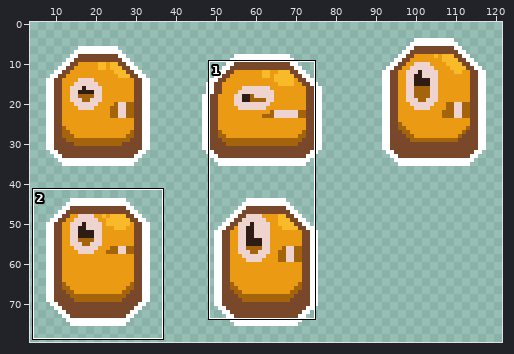
A sprite sheet gets an edit: Graphics/Enemy/Slime/LV01/2x/LV01.png. Above: a wide view before the commit, with the close-up outlined.
Close-up. Before:
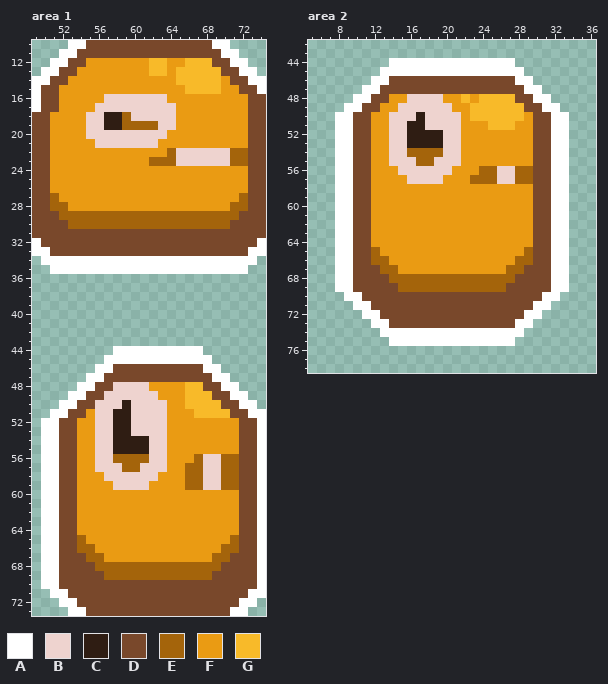
The file is 126x80 pixels. Shown: area 1: x 49..74, y 10..73; area 2: x 5..36, y 42..78. The wide view leaves out empty margins. The commit also changed other parts of the picture, which this record leaves out.
Palette (. is transparent): A #ffffff  B #eed3cf  C #2f1d13  D #79482b  E #a4640b  F #ea9b13  G #f8ba29
Pixels before, area 1, first column x 49:
10 ....AADDDDDDDDDDDDDDAA....
11 ...AADDDDDDDDDDDDDDDDAA...
12 ..AADDFFFFFFFGGFFGGGDDAA..
13 .AADDFFFFFFFFGGFGGGGGDDAA.
14 AADDFFFFFFFFFFFFGGGGGFDDAA
15 ADDFFFFFFFFFFFFFFGGGGFFDDA
16 ADDFFFFFBBBBBBBFFFFFFFFFDD
17 ADDFFFFBBBBBBBBBFFFFFFFFDD
18 DDFFFFBBCCEBBBBBFFFFFFFFDD
19 DDFFFFBBCCEEEEBBFFFFFFFFDD
20 DDFFFFBBBBBBBBBFFFFFFFFFDD
21 DDFFFFFBBBBBBBFFFFFFFFFFDD
22 DDFFFFFFFFFFFFFEBBBBBBEEDD
23 DDFFFFFFFFFFFEEEBBBBBBEEDD
24 DDFFFFFFFFFFFFFFFFFFFFFFDD
25 DDFFFFFFFFFFFFFFFFFFFFFFDD
26 DDFFFFFFFFFFFFFFFFFFFFFFDD
27 DDEFFFFFFFFFFFFFFFFFFFFEDD
28 DDEEFFFFFFFFFFFFFFFFFFEEDD
29 DDDEEEEEEEEEEEEEEEEEEEEDDD
30 DDDDEEEEEEEEEEEEEEEEEEDDDD
31 DDDDDDDDDDDDDDDDDDDDDDDDDD
32 ADDDDDDDDDDDDDDDDDDDDDDDDA
33 AADDDDDDDDDDDDDDDDDDDDDDAA
34 .AAAAAAAAAAAAAAAAAAAAAAAA.
35 ..AAAAAAAAAAAAAAAAAAAAAA..
36 ..........................
37 ..........................
38 ..........................
39 ..........................
40 ..........................
41 ..........................
42 ..........................
43 ..........................
44 .........AAAAAAAAAA.......
45 ........AAAAAAAAAAAA......
46 .......AADDDDDDDDDDAA.....
47 ......AADDDDDDDDDDDDAA....
48 .....AADDBBBBFFFFGGDDAA...
49 ....AADDBBBBBBFFFGGGDDAA..
50 ...AADDBBBCBBBBFFGGGGDDAA.
51 ..AADDFBBCCBBBBFFFGGGGDDAA
52 .AADDFFBBCCBBBBFFFFFFFFDDA
53 .AADDFFBBCCBBBBFFFFFFFFDDA
54 .AADDFFBBCCCCBBFFFFFFFFDDA
55 .AADDFFBBCCCCBBFFFFFFFFDDA
56 .AADDFFBBEEEEBBFFFEBBEEDDA
57 .AADDFFBBBEEBBBFFEEBBEEDDA
58 .AADDFFFBBBBBBFFFEEBBEEDDA
59 .AADDFFFFBBBBFFFFEEBBEEDDA
60 .AADDFFFFFFFFFFFFFFFFFFDDA
61 .AADDFFFFFFFFFFFFFFFFFFDDA
62 .AADDFFFFFFFFFFFFFFFFFFDDA
63 .AADDFFFFFFFFFFFFFFFFFFDDA
64 .AADDFFFFFFFFFFFFFFFFFFDDA
65 .AADDEFFFFFFFFFFFFFFFFEDDA
66 .AADDEEFFFFFFFFFFFFFFEEDDA
67 .AADDDEEFFFFFFFFFFFFEEDDDA
68 .AADDDDEEEEEEEEEEEEEEDDDDA
69 .AADDDDDEEEEEEEEEEEEDDDDDA
70 .AADDDDDDDDDDDDDDDDDDDDDDA
71 ..AADDDDDDDDDDDDDDDDDDDDAA
72 ...AADDDDDDDDDDDDDDDDDDAA.
73 ....AADDDDDDDDDDDDDDDDAA..
Pixels before, area 2, first column x 8:
44 ......AAAAAAAAAAAAAA......
45 .....AAAAAAAAAAAAAAAA.....
46 ....AADDDDDDDDDDDDDDAA....
47 ...AADDDDDDDDDDDDDDDDAA...
48 ..AADDFFBBBBFFGFGGGGDDAA..
49 .AADDFFBBBBBBFFGGGGGGDDAA.
50 AADDFFBBBCBBBBFGGGGGGFDDAA
51 AADDFFBBCCBBBBFFFGGGFFDDAA
52 AADDFFBBCCCCBBFFFFFFFFDDAA
53 AADDFFBBCCCCBBFFFFFFFFDDAA
54 AADDFFBBEEEEBBFFFFFFFFDDAA
55 AADDFFBBBEEBBBFFFFFFFFDDAA
56 AADDFFFBBBBBBFFFEEBBEEDDAA
57 AADDFFFFBBBBFFFEEEBBEEDDAA
58 AADDFFFFFFFFFFFFFFFFFFDDAA
59 AADDFFFFFFFFFFFFFFFFFFDDAA
60 AADDFFFFFFFFFFFFFFFFFFDDAA
61 AADDFFFFFFFFFFFFFFFFFFDDAA
62 AADDFFFFFFFFFFFFFFFFFFDDAA
63 AADDFFFFFFFFFFFFFFFFFFDDAA
64 AADDFFFFFFFFFFFFFFFFFFDDAA
65 AADDEFFFFFFFFFFFFFFFFEDDAA
66 AADDEEFFFFFFFFFFFFFFEEDDAA
67 AADDDEEFFFFFFFFFFFFEEDDDAA
68 AADDDDEEEEEEEEEEEEEEDDDDAA
69 AADDDDDEEEEEEEEEEEEDDDDDAA
70 .AADDDDDDDDDDDDDDDDDDDDAA.
71 ..AADDDDDDDDDDDDDDDDDDAA..
72 ...AADDDDDDDDDDDDDDDDAA...
73 ....AADDDDDDDDDDDDDDAA....
74 .....AAAAAAAAAAAAAAAA.....
75 ......AAAAAAAAAAAAAA......
After:
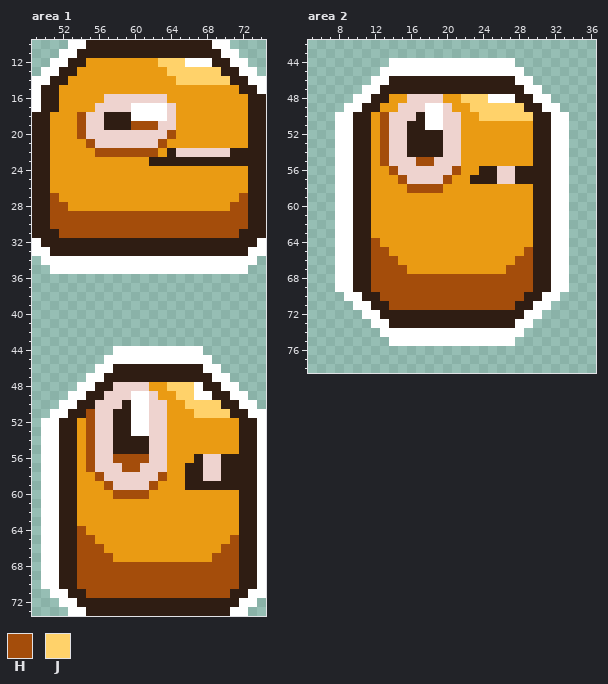
Colours new in this view: H #a44d0b  J #ffd26a
Diff:
Area 1:
y 10: x 55..68 DDDDDDDDDDDDDD -> CCCCCCCCCCCCCC
y 11: x 54..69 DDDDDDDDDDDDDDDD -> CCCCCCCCCCCCCCCC
y 12: x 53..54 DD -> CC; x 62..70 GGFFGGGDD -> FJJJAAACC
y 13: x 52..53 DD -> CC; x 62..71 GGFGGGGGDD -> FFJJJJJJCC
y 14: x 51..52 DD -> CC; x 65..72 GGGGGFDD -> JJJJJJCC
y 15: x 50..51 DD -> CC; x 66..69 GGGG -> FFFF; x 72..73 DD -> CC
y 16: x 50..51 DD -> CC; x 73..74 DD -> CC
y 17: x 50..51 DD -> CC; x 60..63 BBBB -> AAAA; x 73..74 DD -> CC
y 18: x 49..50 DD -> CC; x 54 F -> H; x 59..63 EBBBB -> CAAAA; x 73..74 DD -> CC
y 19: x 49..50 DD -> CC; x 54 F -> H; x 59..62 EEEE -> CHHH; x 73..74 DD -> CC
y 20: x 49..50 DD -> CC; x 54 F -> H; x 64 F -> H; x 73..74 DD -> CC
y 21: x 49..50 DD -> CC; x 55 F -> H; x 63 F -> H; x 73..74 DD -> CC
y 22: x 49..50 DD -> CC; x 56..62 FFFFFFF -> HHHHHHH; x 64 E -> C; x 71..74 EEDD -> CCCC
y 23: x 49..50 DD -> CC; x 62..74 EEEBBBBBBEEDD -> CCCCCCCCCCCCC
y 24..26: x 49..50 DD -> CC; x 73..74 DD -> CC
y 27: x 49..51 DDE -> CCH; x 72..74 EDD -> HCC
y 28: x 49..52 DDEE -> CCHH; x 71..74 EEDD -> HHCC
y 29: x 49..74 DDDEEEEEEEEEEEEEEEEEEEEDDD -> CCHHHHHHHHHHHHHHHHHHHHHHCC
y 30: x 49..74 DDDDEEEEEEEEEEEEEEEEEEDDDD -> CCHHHHHHHHHHHHHHHHHHHHHHCC
y 31: x 49..74 DDDDDDDDDDDDDDDDDDDDDDDDDD -> CCCHHHHHHHHHHHHHHHHHHHHCCC
y 32: x 50..73 DDDDDDDDDDDDDDDDDDDDDDDD -> CCCCCCCCCCCCCCCCCCCCCCCC
y 33: x 51..72 DDDDDDDDDDDDDDDDDDDDDD -> CCCCCCCCCCCCCCCCCCCCCC
y 46: x 58..67 DDDDDDDDDD -> CCCCCCCCCC
y 47: x 57..68 DDDDDDDDDDDD -> CCCCCCCCCCCC
y 48: x 56..57 DD -> CC; x 64..69 FFGGDD -> JJJACC
y 49: x 55..56 DD -> CC; x 60..61 BB -> AA; x 65..70 FGGGDD -> JJAACC
y 50: x 54..55 DD -> CC; x 60..61 BB -> AA; x 66..71 GGGGDD -> JJJJCC
y 51: x 53..55 DDF -> CCH; x 60..61 BB -> AA; x 67..72 GGGGDD -> JJJJCC
y 52..53: x 52..53 DD -> CC; x 55 F -> H; x 60..61 BB -> AA; x 72..73 DD -> CC
y 54..55: x 52..53 DD -> CC; x 55 F -> H; x 72..73 DD -> CC
y 56: x 52..53 DD -> CC; x 55 F -> H; x 58..61 EEEE -> HHHH; x 67 E -> C; x 70..73 EEDD -> CCCC
y 57: x 52..53 DD -> CC; x 55 F -> H; x 59..60 EE -> HH; x 66..67 EE -> CC; x 70..73 EEDD -> CCCC
y 58: x 52..53 DD -> CC; x 56 F -> H; x 63 F -> H; x 66..67 EE -> CC; x 70..73 EEDD -> CCCC
y 59: x 52..53 DD -> CC; x 57 F -> H; x 62 F -> H; x 66..73 EEBBEEDD -> CCCCCCCC
y 60: x 52..53 DD -> CC; x 58..61 FFFF -> HHHH; x 72..73 DD -> CC
y 61..63: x 52..53 DD -> CC; x 72..73 DD -> CC
y 64: x 52..54 DDF -> CCH; x 72..73 DD -> CC
y 65: x 52..55 DDEF -> CCHH; x 71..73 EDD -> HCC
y 66: x 52..56 DDEEF -> CCHHH; x 70..73 EEDD -> HHCC
y 67: x 52..57 DDDEEF -> CCHHHH; x 69..73 EEDDD -> HHHCC
y 68: x 52..73 DDDDEEEEEEEEEEEEEEDDDD -> CCHHHHHHHHHHHHHHHHHHCC
y 69: x 52..73 DDDDDEEEEEEEEEEEEDDDDD -> CCHHHHHHHHHHHHHHHHHHCC
y 70: x 52..73 DDDDDDDDDDDDDDDDDDDDDD -> CCHHHHHHHHHHHHHHHHHHCC
y 71: x 53..72 DDDDDDDDDDDDDDDDDDDD -> CCHHHHHHHHHHHHHHHHCC
y 72: x 54..71 DDDDDDDDDDDDDDDDDD -> CCCCCCCCCCCCCCCCCC
y 73: x 55..70 DDDDDDDDDDDDDDDD -> CCCCCCCCCCCCCCCC
Area 2:
y 46: x 14..27 DDDDDDDDDDDDDD -> CCCCCCCCCCCCCC
y 47: x 13..28 DDDDDDDDDDDDDDDD -> CCCCCCCCCCCCCCCC
y 48: x 12..13 DD -> CC; x 22..29 GFGGGGDD -> JJJAAACC
y 49: x 11..12 DD -> CC; x 18..19 BB -> AA; x 23..30 GGGGGGDD -> JJJJJJCC
y 50: x 10..11 DD -> CC; x 13 F -> H; x 18..19 BB -> AA; x 23..31 GGGGGGFDD -> FJJJJJJCC
y 51: x 10..11 DD -> CC; x 13 F -> H; x 18..19 BB -> AA; x 25..27 GGG -> FFF; x 30..31 DD -> CC
y 52..53: x 10..11 DD -> CC; x 13 F -> H; x 30..31 DD -> CC
y 54: x 10..11 DD -> CC; x 13 F -> H; x 16..19 EEEE -> CCCC; x 30..31 DD -> CC
y 55: x 10..11 DD -> CC; x 13 F -> H; x 17..18 EE -> HH; x 30..31 DD -> CC
y 56: x 10..11 DD -> CC; x 14 F -> H; x 21 F -> H; x 24..25 EE -> CC; x 28..31 EEDD -> CCCC
y 57: x 10..11 DD -> CC; x 15 F -> H; x 20 F -> H; x 23..25 EEE -> CCC; x 28..31 EEDD -> CCCC
y 58: x 10..11 DD -> CC; x 16..19 FFFF -> HHHH; x 30..31 DD -> CC
y 59..63: x 10..11 DD -> CC; x 30..31 DD -> CC
y 64: x 10..12 DDF -> CCH; x 30..31 DD -> CC
y 65: x 10..13 DDEF -> CCHH; x 29..31 EDD -> HCC
y 66: x 10..14 DDEEF -> CCHHH; x 28..31 EEDD -> HHCC
y 67: x 10..15 DDDEEF -> CCHHHH; x 27..31 EEDDD -> HHHCC
y 68: x 10..31 DDDDEEEEEEEEEEEEEEDDDD -> CCHHHHHHHHHHHHHHHHHHCC
y 69: x 10..31 DDDDDEEEEEEEEEEEEDDDDD -> CCHHHHHHHHHHHHHHHHHHCC
y 70: x 11..30 DDDDDDDDDDDDDDDDDDDD -> CCHHHHHHHHHHHHHHHHCC
y 71: x 12..29 DDDDDDDDDDDDDDDDDD -> CCHHHHHHHHHHHHHHCC
y 72: x 13..28 DDDDDDDDDDDDDDDD -> CCCCCCCCCCCCCCCC
y 73: x 14..27 DDDDDDDDDDDDDD -> CCCCCCCCCCCCCC
